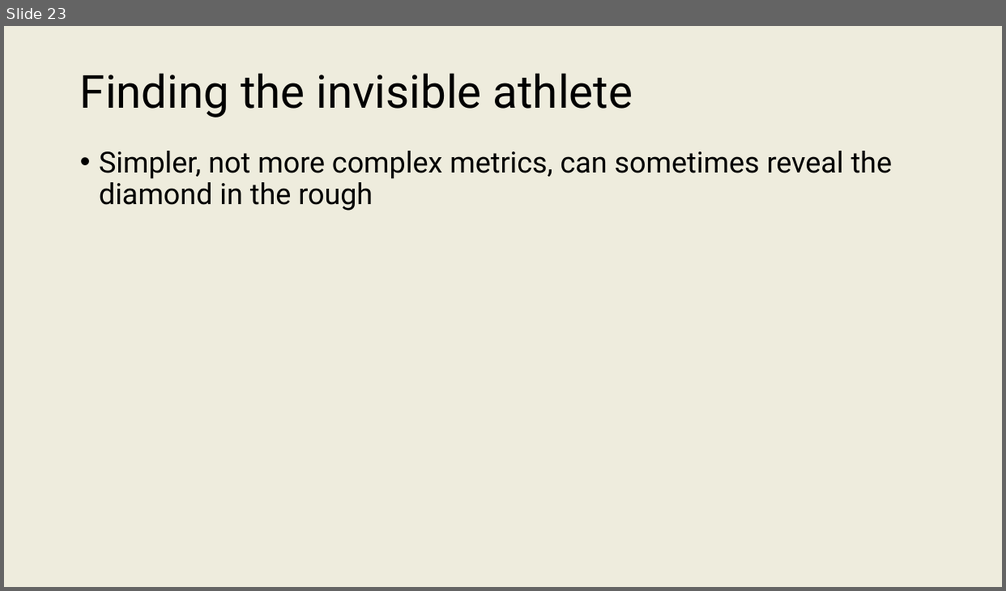
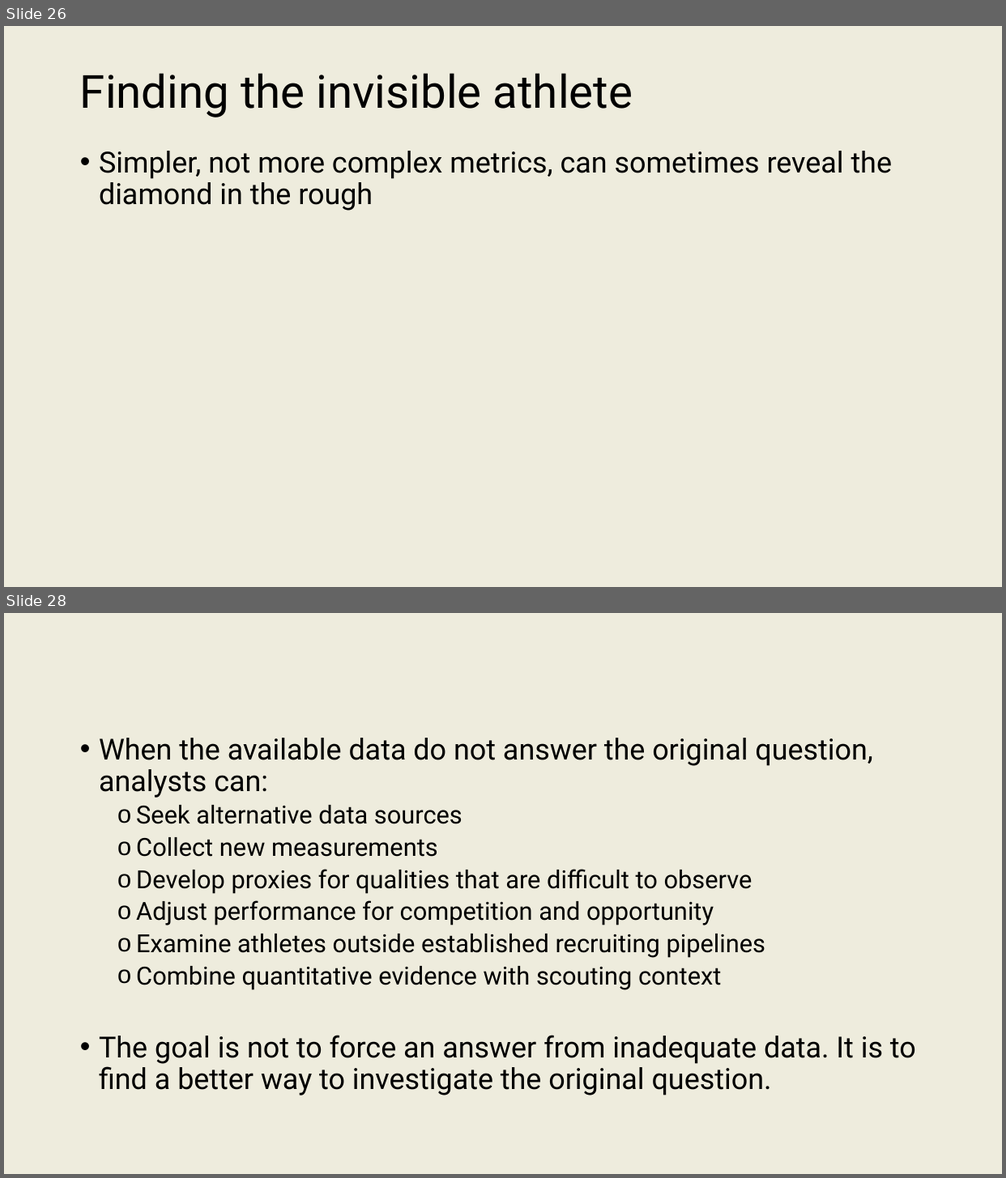
Before and after one commit to onishisaryu/HES-3000-Sports-Data-Analytics, a slide deck: pptx/Lecture5.pptx. Shown one above the other, each under a label of ours: slide 23 before the commit, slides 26 and 28 after it; the slides between them are not shown. The pictures are 1006x591 and 1006x1178 pixels, drawn with LibreOffice and Linux fonts; fonts in the diff are those of the drawing. Boxes give left, top, right and bottom in pixels: in the first picture for what was removed or moved away, otherwise in the second. Text is boxed around its words. In the diff, an @@ line names an element or a change of style, - is before the commit and + after.

```diff
--- a/pptx/Lecture5.pptx
+++ b/pptx/Lecture5.pptx
@@ slide 28 added at <box>4,613,1002,1174</box>, background #EEECDD @@
@@ text added at <box>99,738,916,1096</box>, 24 pt, text #000000 @@
+• When the available data do not answer the original question, analysts can:
+  o Seek alternative data sources
+  o Collect new measurements
+  o Develop proxies for qualities that are difficult to observe
+  o Adjust performance for competition and opportunity
+  o Examine athletes outside established recruiting pipelines
+  o Combine quantitative evidence with scouting context
+• The goal is not to force an answer from inadequate data. It is to find a better way to investigate the original question.
@@ what was slide 23 is now slide 26 @@
```
Also in this commit, not shown: 10 slides changed, 9 other slides added.
